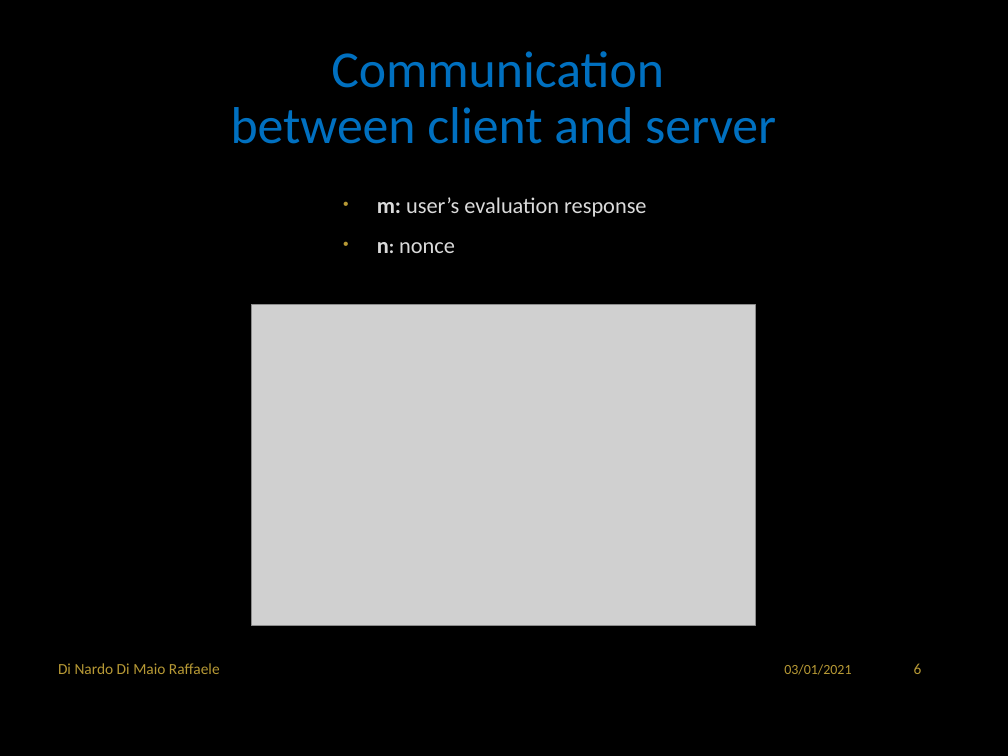
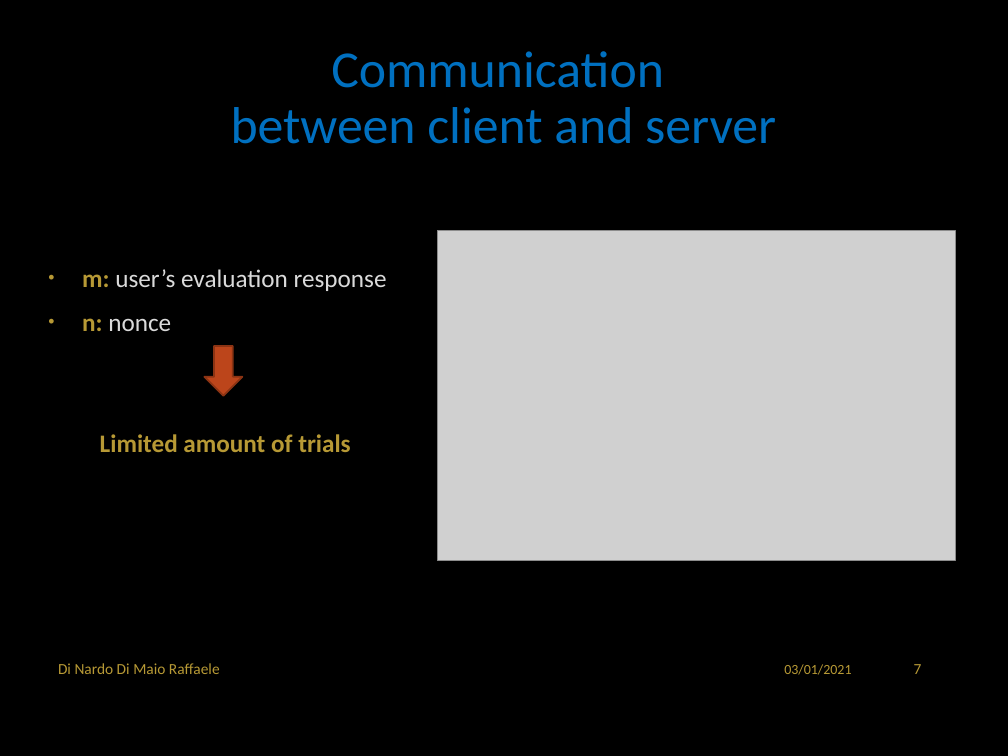
Before and after one commit to RaffaDNDM/AcCAPPCHA, a slide deck: slide 8 of Thesis/AcCAPPCHA.pptx (slide 7 before the commit). Drawn at 1008x756 pixels with LibreOffice and Linux fonts; fonts in the diff are those of the drawing; grey boxes stand for pictures; background and template pictures are left out. Boxes give left, top, right and bottom in pixels: in the first picture for what was removed or moved away, otherwise in the second. Text is boxed around its words. In the diff, an @@ line names an element or a change of style, - is before the commit and + after.

```diff
--- a/Thesis/AcCAPPCHA.pptx
+++ b/Thesis/AcCAPPCHA.pptx
@@ picture: place and size @@
-picture at <box>252,304,756,626</box>
+picture at <box>437,231,956,560</box>
@@ text "m: user’s evaluation response": place and size @@
-text "m: user’s evaluation response" at <box>377,197,646,253</box>
+text "m: user’s evaluation response" at <box>82,269,387,331</box>
@@ text "m: user’s evaluation response" at <box>82,269,387,331</box>: size 16 to 18 pt; text colour #DADADA to #B79935 in "m:", "n:"; size 14 to 18 pt in "n:"; vertical alignment top to middle @@
@@ right arrow added at <box>204,346,242,396</box>, fill #BC451B, outline #8B3314 1.25 pt @@
@@ text added at <box>100,434,350,452</box>, 18 pt, text #B79935, bold @@
+Limited amount of trials
@@ page number at <box>914,664,922,674</box>: text changed @@
-6
+7
```
Also in this commit, not shown: 5 other slides changed, 1 slide added.
